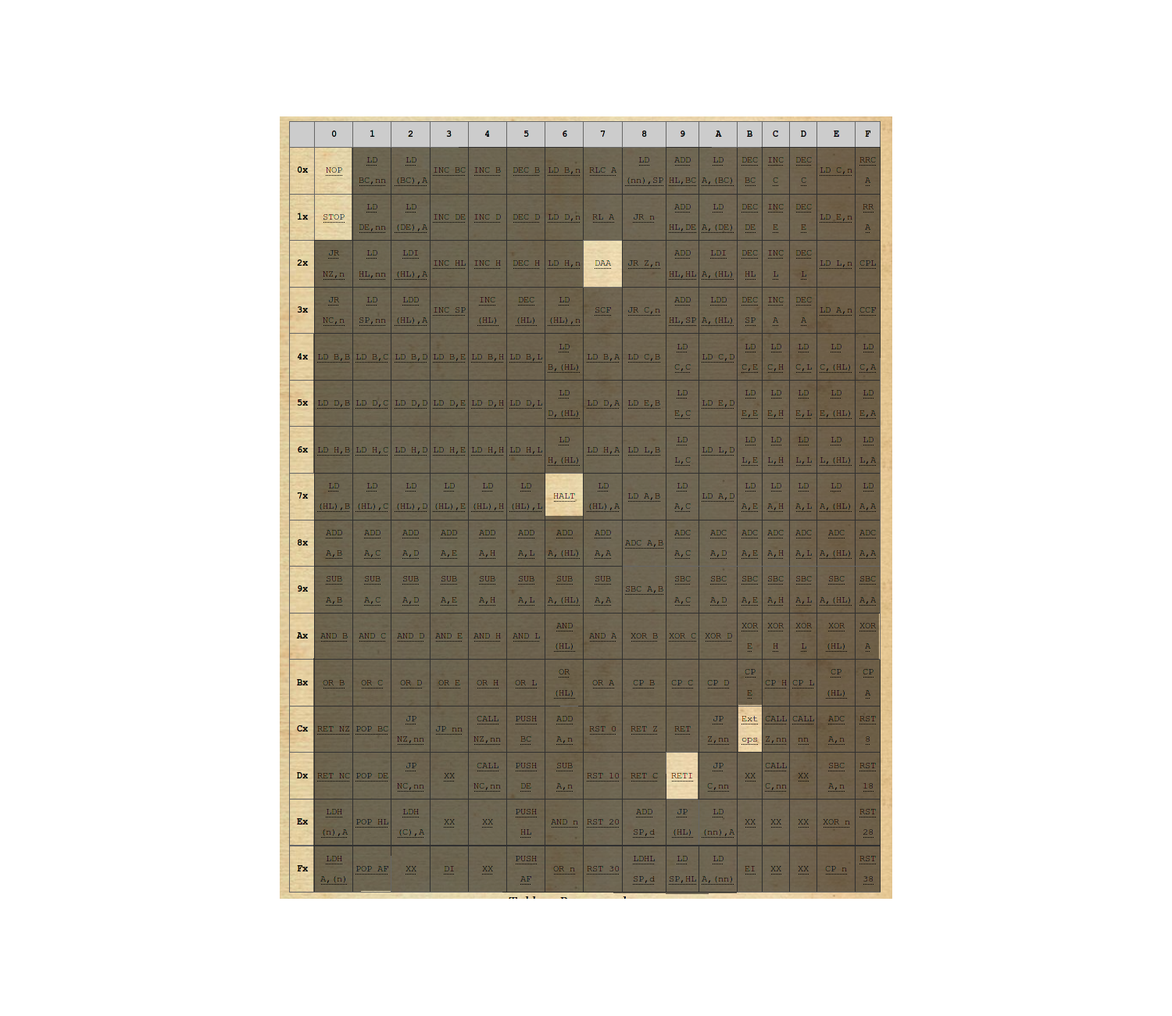
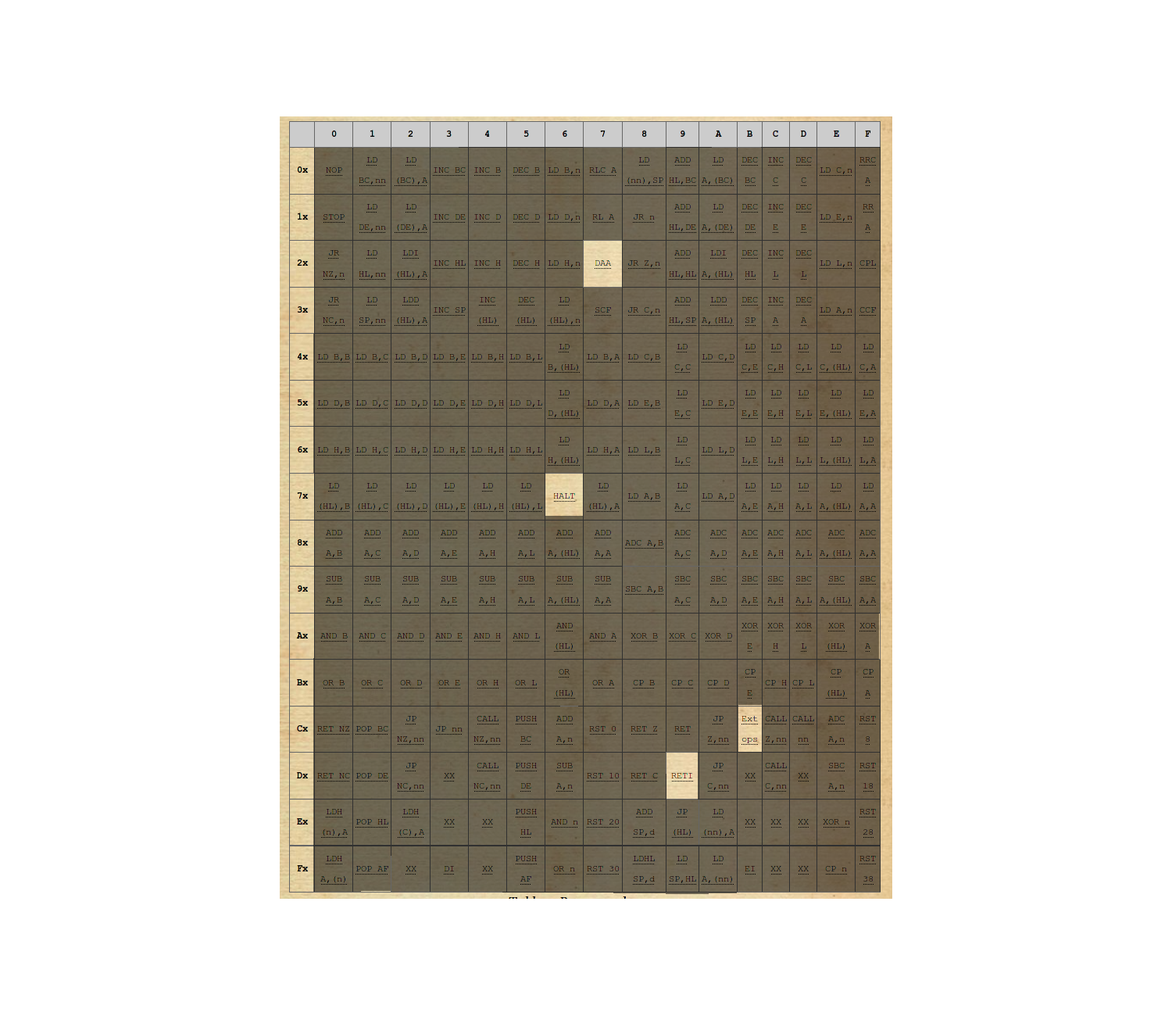
Two versions of the same layered image (1172×1016). Layer-by-layer changes:
painted on "Ebene" over (314, 147, 352, 240)
